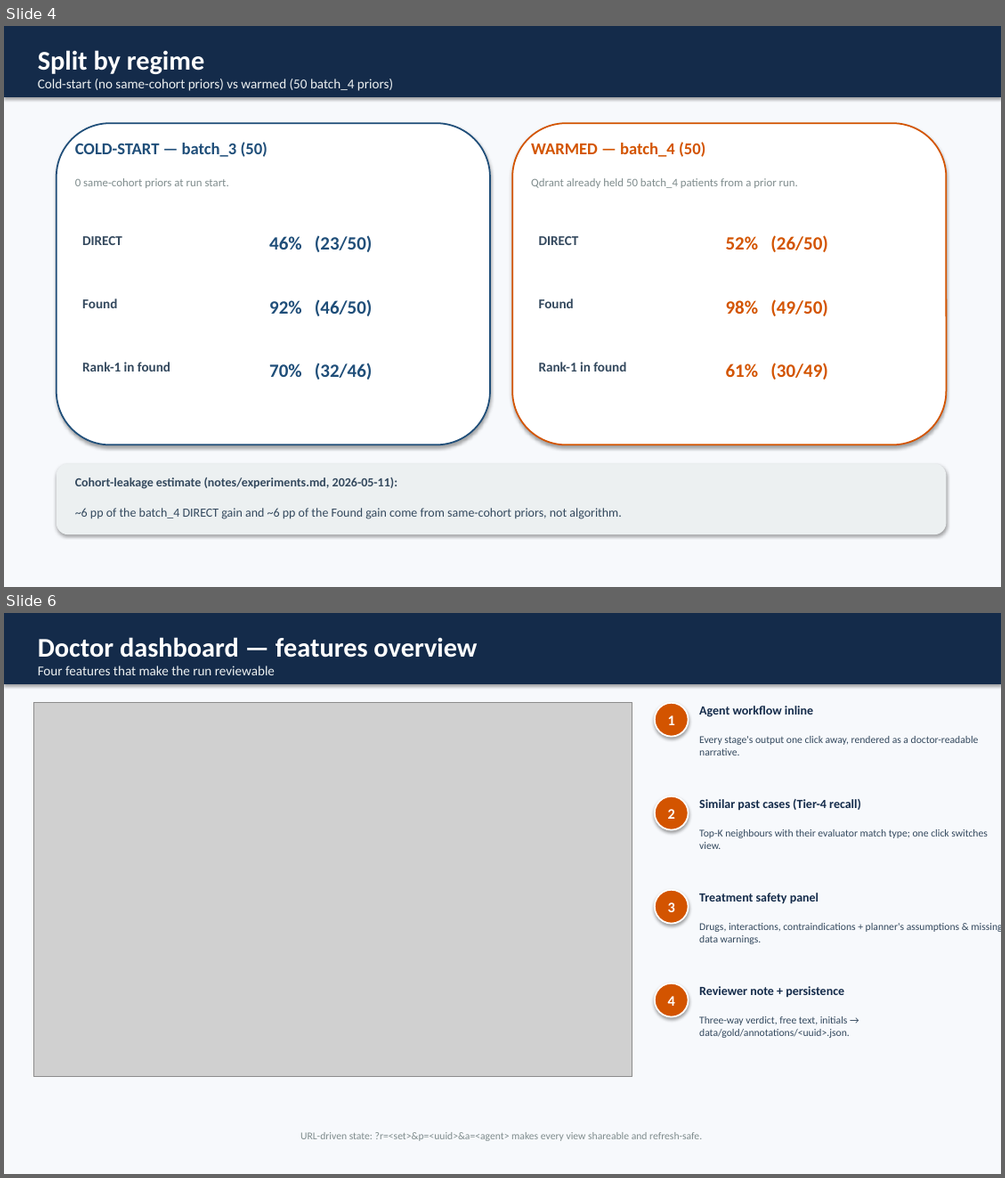
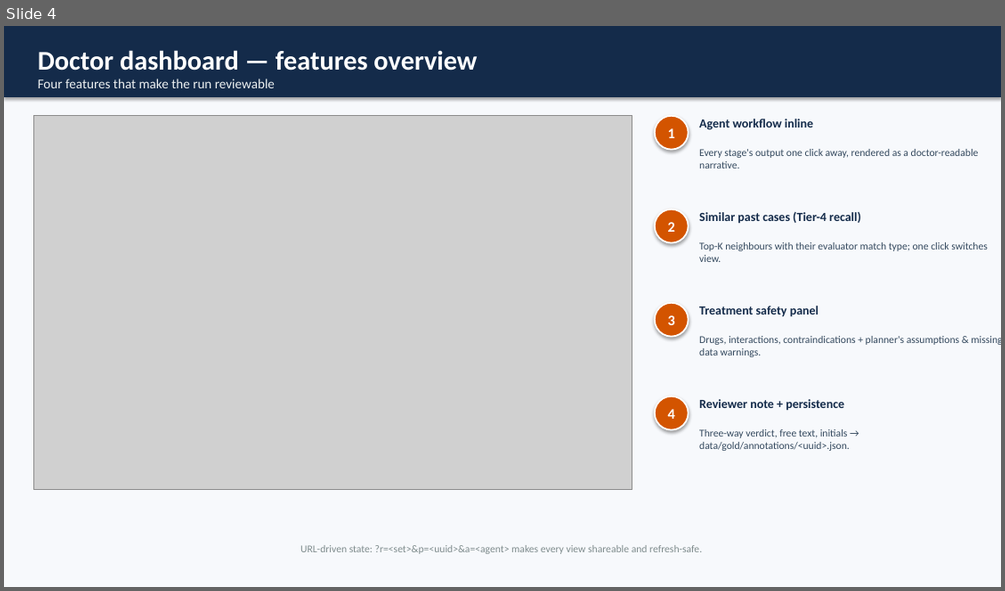
Before and after one commit to abdamin004/CMADS, a slide deck: docs/results_presentation/CMADS_Results_Presentation.pptx. Shown one above the other, each under a label of ours: slides 4 and 6 before the commit, slide 4 after it; the slides between them are not shown. The pictures are 1005x1178 and 1005x591 pixels, drawn with LibreOffice and Linux fonts; fonts in the diff are those of the drawing; grey boxes stand for pictures. Boxes give left, top, right and bottom in pixels: in the first picture for what was removed or moved away, otherwise in the second. Text is boxed around its words. In the diff, an @@ line names an element or a change of style, - is before the commit and + after.

```diff
--- a/docs/results_presentation/CMADS_Results_Presentation.pptx
+++ b/docs/results_presentation/CMADS_Results_Presentation.pptx
@@ slide 4 removed at <box>4,26,1001,587</box>, background #FFFFFF @@
@@ rectangle removed at <box>4,26,1001,587</box> @@
@@ rectangle removed at <box>4,26,1001,97</box> @@
@@ text removed at <box>38,50,393,91</box> @@
-Split by regime
-Cold-start (no same-cohort priors) vs warmed (50 batch_4 priors)
@@ rounded rectangle removed at <box>57,123,490,445</box> @@
@@ rounded rectangle removed at <box>512,123,947,445</box> @@
@@ text removed at <box>75,142,267,157</box> @@
-COLD-START — batch_3 (50)
@@ text removed at <box>531,142,705,157</box> @@
-WARMED — batch_4 (50)
@@ text removed at <box>75,178,229,188</box> @@
-0 same-cohort priors at run start.
@@ text removed at <box>531,178,798,188</box> @@
-Qdrant already held 50 batch_4 patients from a prior run.
@@ text removed at <box>82,236,122,245</box> @@
-DIRECT
@@ text removed at <box>269,235,372,252</box> @@
-46% (23/50)
@@ text removed at <box>539,236,579,245</box> @@
-DIRECT
@@ text removed at <box>726,235,828,252</box> @@
-52% (26/50)
@@ text removed at <box>82,298,117,308</box> @@
-Found
@@ text removed at <box>269,299,372,316</box> @@
-92% (46/50)
@@ text removed at <box>539,298,574,308</box> @@
-Found
@@ text removed at <box>726,299,828,316</box> @@
-98% (49/50)
@@ text removed at <box>82,362,170,371</box> @@
-Rank-1 in found
@@ text removed at <box>269,362,372,379</box> @@
-70% (32/46)
@@ text removed at <box>539,362,626,371</box> @@
-Rank-1 in found
@@ text removed at <box>726,362,828,379</box> @@
-61% (30/49)
@@ rounded rectangle removed at <box>57,464,947,534</box> @@
@@ text removed at <box>75,477,397,489</box> @@
-Cohort-leakage estimate (notes/experiments.md, 2026-05-11):
@@ text removed at <box>75,507,622,519</box> @@
-~6 pp of the batch_4 DIRECT gain and ~6 pp of the Found gain come from same-cohort priors, not algorithm.
@@ what was slide 6 is now slide 4 @@
```
Also in this commit, not shown: 1 slide changed, 2 slides added, 4 other slides removed, 7 other files.
